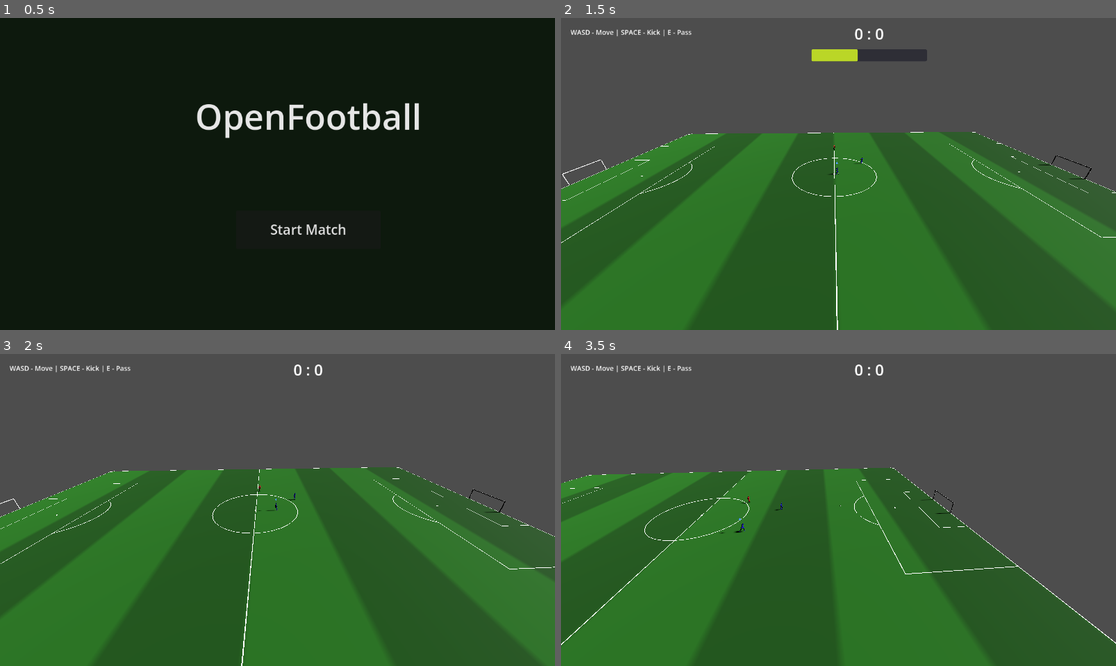
Above: before the commit, frames 1-4 (two rows, left to right).
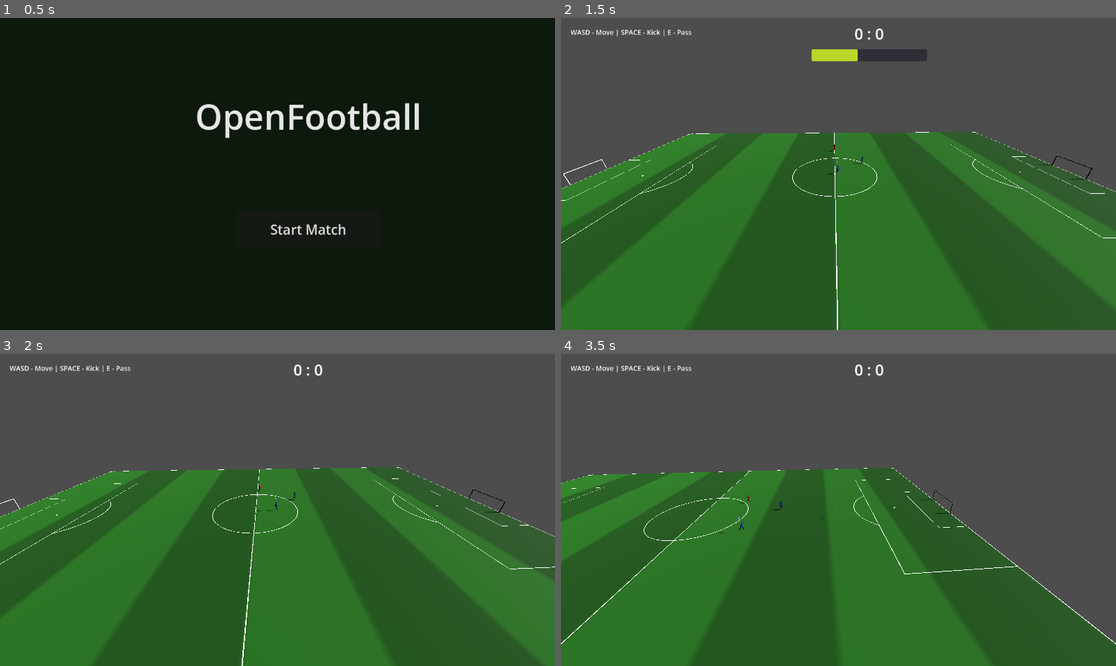
Above: after the commit, the same moments.

Repository: Churikov0112/open_football
Game: Godot game, scene res://scenes/main_menu.tscn
Same seed, same stepped clock (60 frames per second), same inputs: the game is played once before the commit and once after it.
Inputs:
- Up to frame 1 (0.5 s): no input
- Up to frame 2 (1.5 s): click "Start Match" at 0.5 s; hold D (move_right) from 1.28 s (still down); hold Space (kick) from 1.28 s (still down)
- Up to frame 3 (2 s): keep holding D (move_right); keep holding Space (kick)
- Up to frame 4 (3.5 s): release D (move_right) at 2.03 s; release Space (kick) at 2.03 s; hold S (move_back) 2.03-2.78 s; tap E (pass) at 2.1 s; hold D (move_right) from 2.78 s (still down); hold Shift (sprint) from 2.78 s (still down)

Frame 1 is identical in both runs. In frame 2, 0.5% of the frame differs, in the area x 0-100%, y 36-97%; in frame 3, less than 0.1%; in frame 4, 0.5%.

Commit message:
feat(ragdoll): floor collider + gravity/floor-snap in PlayerMotor + ragdoll constants

Diff:
--- a/scripts/data/football_constants.gd
+++ b/scripts/data/football_constants.gd
@@ -127,6 +127,21 @@
 
 
 # ═══════════════════════════════════════════
+#  RAGDOLL TACKLE / GRAVITY (тюнинг-старт)
+# ═══════════════════════════════════════════
+
+const GRAVITY := 20.0                 # аркадная гравитация, м/с²
+const RAGDOLL_COLLISION_LAYER := 8    # bit4: физкости ragdoll, маскируют только пол (слой1)
+const RAGDOLL_TACKLE_IMPULSE := 6.0   # сила сбивающего импульса вдоль подката
+const RAGDOLL_UP_IMPULSE := 2.0       # вертикальная добавка импульса
+const RAGDOLL_SETTLE_SPEED := 0.6     # ниже этой скорости таза (м/с) → ragdoll осел
+const RAGDOLL_MIN_DOWN_TIME := 0.4    # минимум фазы физики, с
+const RAGDOLL_MAX_DOWN_TIME := 1.5    # хард-кап фазы физики, с
+const PRONE_BLEND_TIME := 0.2         # кроссфейд ragdoll→анимация, с
+const ROLL_DISTANCE := 1.2            # смещение тела за один перекат, м
+
+
+# ═══════════════════════════════════════════
 #  CAMERA
 # ═══════════════════════════════════════════
 
--- a/scripts/match/match_manager.gd
+++ b/scripts/match/match_manager.gd
@@ -56,6 +56,7 @@
 
 func _ready() -> void:
 	_setup_inputs()
+	_setup_floor()
 	_setup_grass()
 	_setup_field_markings()
 	_setup_ball()
@@ -563,6 +564,24 @@
 	add_child(_tackle_area)
 
 
+## Статический пол на y=0: опора для локомоции и приземления ragdoll.
+## ПРИМЕЧАНИЕ (отклонение от брифа): бриф просил collision_layer=1 («питч+мяч»), но
+## поле-игроков collision_mask = PLAYER_COLLISION_MASK | BOUNDARY_COLLISION_LAYER
+## намеренно НЕ включает слой 1 (чтобы капсула не толкала мяч физически — см. CLAUDE.md
+## и хотфикс 78990c8). Проверено эмпирически: пол на слое 1 → игрок проваливается
+## насквозь (is_on_floor() всегда false). Кладём пол на BOUNDARY_COLLISION_LAYER —
+## его уже видят и игроки (маска 2|4), и мяч (маска 1|4) — без правки чужих масок.
+func _setup_floor() -> void:
+	var floor_body := StaticBody3D.new()
+	floor_body.name = "Floor"
+	floor_body.collision_layer = FootballConstants.BOUNDARY_COLLISION_LAYER
+	floor_body.collision_mask = 0
+	var col := CollisionShape3D.new()
+	col.shape = WorldBoundaryShape3D.new()  # бесконечная плоскость, нормаль +Y, y=0
+	floor_body.add_child(col)
+	add_child(floor_body)
+
+
 func _handle_dribbling() -> void:
 	if not ball.has_method(&"release_dribble"):
 		return
--- a/scripts/player/player_motor.gd
+++ b/scripts/player/player_motor.gd
@@ -27,13 +27,19 @@
 static func smooth_scalar(current: float, target: float, rate: float, delta: float) -> float:
 	return lerpf(current, target, clampf(rate * delta, 0.0, 1.0))
 
+## Вертикальная скорость: на земле обнуляется (стоим на полу), в воздухе копит g.
+static func gravity_step(vy: float, grounded: bool, gravity: float, delta: float) -> float:
+	if grounded:
+		return 0.0
+	return vy - gravity * delta
+
 var _intent_dir: Vector3 = Vector3.ZERO
 var _intent_scale: float = 1.0
 var _locked: bool = false
-var _ground_y: float = 0.5
 var _body: CharacterBody3D
 var _visual: PlayerVisual
 var _lean_deg: float = 0.0
+var _vy: float = 0.0
 
 func _ready() -> void:
 	_body = get_parent() as CharacterBody3D
@@ -41,7 +47,8 @@
 		push_warning("PlayerMotor: родитель не CharacterBody3D — motor выключен")
 		set_physics_process(false)
 		return
-	_ground_y = _body.global_position.y
+	_body.up_direction = Vector3.UP
+	_body.floor_snap_length = 0.3
 	for c in _body.get_children():
 		if c is PlayerVisual:
 			_visual = c
@@ -94,10 +101,18 @@
 	var lateral := right.dot(accel_vec) / FootballConstants.LOCO_ACCEL
 	var ramp := speed / (0.5 * FootballConstants.LOCO_TOP_SPEED)
 
+	# Вертикаль: гравитация + приземление на пол-коллайдер (вместо ручного пина Y).
+	# Пока сбиты (fallen) — телом владеет ragdoll/оркестратор, motor вертикаль не трогает.
+	if _body.is_in_group("fallen"):
+		_vy = 0.0
+		new_vel.y = 0.0
+	else:
+		_vy = PlayerMotor.gravity_step(_vy, _body.is_on_floor(), FootballConstants.GRAVITY, delta)
+		new_vel.y = _vy
 	_body.velocity = new_vel
 	_body.move_and_slide()
-	if not _body.is_in_group("fallen"):
-		_body.global_position.y = _ground_y  # поле плоское — пиннинг высоты (кроме сбитых: не гасить вертикальный отскок такла)
+	if _body.is_on_floor():
+		_vy = 0.0
 
 	# Сырой целевой крен скачет вместе с ускорением (WASD — не аналоговый ввод,
 	# направление меняется мгновенно) — сглаживаем само значение, а не только вход в него.
--- a/tests/check_player_motor_math.gd
+++ b/tests/check_player_motor_math.gd
@@ -40,5 +40,11 @@
 	if not is_equal_approx(PlayerMotor.smooth_scalar(0.0, 20.0, 8.0, 1.0), 20.0):
 		print("CHECK FAIL: smooth_scalar full"); ok = false
 
+	# gravity_step: в воздухе копит вниз; на земле обнуляется (не накапливает бесконечно).
+	if not is_equal_approx(PlayerMotor.gravity_step(0.0, false, 20.0, 0.1), -2.0):
+		print("CHECK FAIL: gravity_step air → ", PlayerMotor.gravity_step(0.0, false, 20.0, 0.1)); ok = false
+	if not is_equal_approx(PlayerMotor.gravity_step(-5.0, true, 20.0, 0.1), 0.0):
+		print("CHECK FAIL: gravity_step grounded → ", PlayerMotor.gravity_step(-5.0, true, 20.0, 0.1)); ok = false
+
 	print("CHECK PASS" if ok else "CHECK FAIL")
 	quit(0 if ok else 1)
